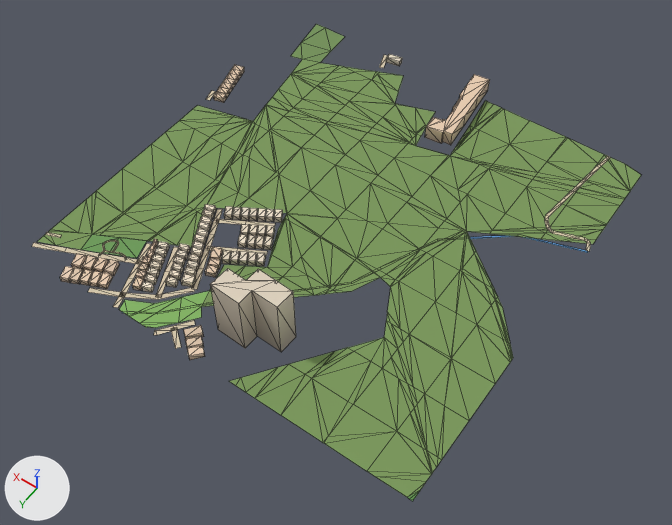
An edit to the glTF model public/assets/bengaluru-region-v1/tiles/t29_-13-l0.glb, drawn before and after from the same camera.
Both versions are drawn from a camera (50 mm lens) standing at (14353.0, -5676.0, 796.0) and looking at (14722.0, -6192.0, -15.0). Lighting does not change. The marker at lower left points along +X, +Y and +Z. The older version comes first. Mesh edges are drawn as thin lines. Vertices at exactly the same position are counted once.

The scene before the commit, as lines of its bpy script (objects in view):
```python
me_building = bpy.data.meshes.new('building')
me_building.from_pydata(...)  # 652 vertices, 825 faces; spans x 192.0..506.0, y -19.0..508.0, z 0.0..78.0
me_building.materials.append(mat_building)
me_ground = bpy.data.meshes.new('ground')
me_ground.from_pydata(...)  # 566 vertices, 762 faces; spans x -2.0..503.0, y -1.0..503.0, z 1.0
me_ground.materials.append(mat_ground)
# before: 494 (498.0, 202.0, 1.0) at pixel (205, 99), 495 (492.0, 200.0, 1.0) at pixel (210, 100), 496 (503.0, 185.0, 1.0) at pixel (211, 90), 497 (497.0, 183.0, 1.0) at pixel (216, 91)
# before: 519 (359.0, -1.0, 1.0) at pixel (388, 55), 520 (364.0, 1.0, 1.0) at pixel (383, 54)
# before: 559 (49.0, 23.0, 1.0) at pixel (596, 165), 560 (45.0, 23.0, 1.0) at pixel (599, 167), 561 (46.0, 0.0, 1.0) at pixel (607, 155), 562 (42.0, 0.0, 1.0) at pixel (610, 157)
ob_building = bpy.data.objects.new('building', me_building)
ob_building.location = (14500.0, -6500.0, 0.0)
ob_ground = bpy.data.objects.new('ground', me_ground)
ob_ground.location = (14500.0, -6500.0, 0.0)
```
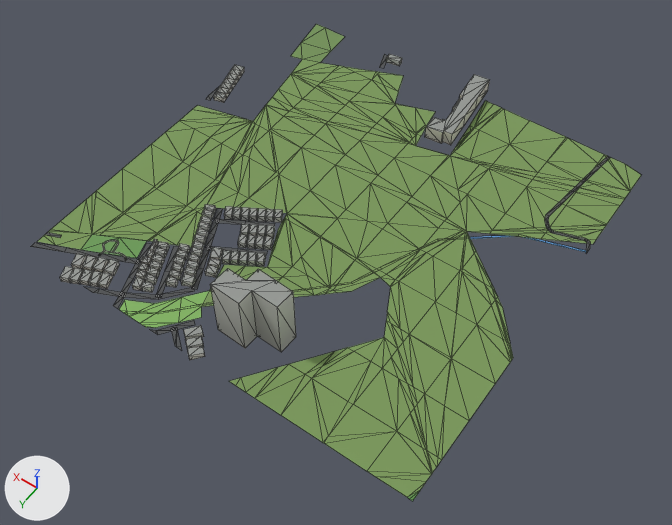
Location of each change, (x1, y1, x2, y2) in pixels of the pictures (672 x 525 px; the box of a moved part takes in the faces that stretch with it):
'ground', reshaped: before (32, 24, 641, 501); after (30, 24, 641, 501)
part 1 of me_building, recoloured: (60, 54, 490, 360) in both
part 2 of me_ground, moved or reshaped: before (32, 232, 182, 349); after (30, 232, 182, 350)
part 3 of me_ground, moved or reshaped: before (206, 90, 216, 100); after (206, 87, 219, 100)
part 4 of me_ground, moved or reshaped: before (379, 55, 388, 68); after (379, 54, 387, 68)
part 5 of me_ground, reshaped: (597, 156, 610, 167) in both
part 6 of me_ground, recoloured: (37, 55, 600, 345) in both

Edits to the bpy script that builds the scene:
```text
Change me_building:
    used by ob_building; location = (14500.0, -6500.0, 0.0)
    remove me_building.from_pydata(...)  # 652 vertices, 825 faces; spans x 192.0..506.0, y -19.0..508.0, z 0.0..78.0
    add me_building.from_pydata(...)  # 652 vertices, 998 faces; spans x 192.0..506.0, y -19.0..508.0, z 0.0..78.0
    me_building part 1: 825 kept faces spanning x 192.0..506.0, y -19.0..508.0, z 0.0..78.0 get new vertex colours
Change me_ground:
    used by ob_ground; location = (14500.0, -6500.0, 0.0)
    verts and faces of me_ground; kept vertices keep their numbers, new ones are numbered from 566
    remove me_ground.from_pydata(...)  # 566 vertices, 762 faces; spans x -2.0..503.0, y -1.0..503.0, z 1.0
    add me_ground.from_pydata(...)  # 574 vertices, 770 faces; spans x 0.0..500.0, y 0.0..500.0, z 1.0
    me_ground part 2
    9 vertices are removed from x 278.0..499.0, y 474.0..503.0, z 1.0
    15 faces are deleted
    5 vertices move from x 282.0..501.0, y 470.0..502.0, z 1.0 to x 285.0..500.0, y 474.0..500.0, z 1.0
    15 vertices are added at x 275.0..500.0, y 470.0..500.0, z 1.0
    21 new faces join them
    me_ground part 3
    add delete_vertices([496])  # with the faces that use them
    add verts[497] = (500.0, 195.0, 1.0)  # moved, pixel (208, 95)
    add verts[577] = (500.0, 173.0, 1.0)  # pixel (219, 85)
    add faces += [(495, 577, 497)]
    me_ground part 4
    add verts[519] = (358.0, 0.0, 1.0)  # moved, pixel (388, 56)
    add verts[520] = (365.0, 0.0, 1.0)  # moved, pixel (384, 54)
    me_ground part 5
    add delete_faces([(559, 560, 562), (559, 562, 561)])
    add verts[582] = (42.0, 2.0, 1.0)  # pixel (609, 158)
    add verts[583] = (46.0, 2.0, 1.0)  # pixel (606, 156)
    add faces += [(559, 560, 582), (559, 582, 583), (561, 583, 582), (561, 582, 562)]
    me_ground part 6: 120 kept faces spanning x 0.0..500.0, y 0.0..500.0, z 1.0 get new vertex colours; the middle colour goes from beige #d7c9ae to dark grey #535556
    other edits to the shape of me_ground do not show in these pictures
```
